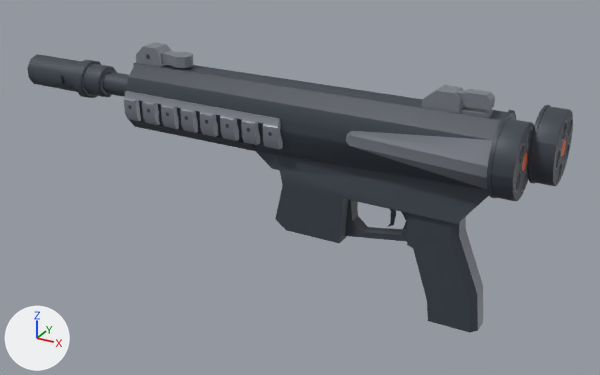
The FBX model Assets/Art/Models/gun_4.fbx: old version first, new version second.
Rendered twice from a camera (50 mm lens) standing at (7.54, -13.72, 8.11) and looking at (-0.17, 0.3, 1.1). The lights are fixed; the arrows at lower left show +X, +Y and +Z.
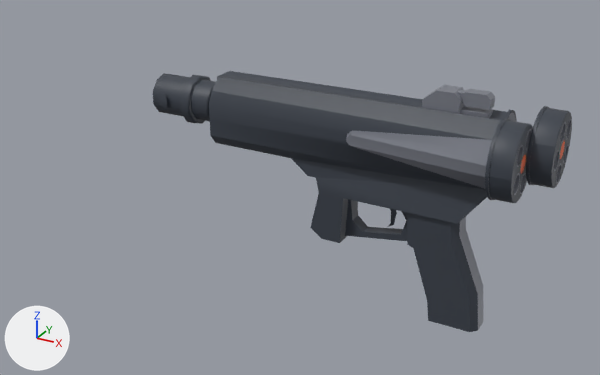
Commit message: gun fix

What differs and where, as boxes [x1, y1, x2, y2] in the pictures (600 x 375 px; the box of a moved part takes in the faces that stretch with it):
'Neru_Original_Weapon_01.001', reshaped, moved (21% narrower, 10% shorter)
    before: [124, 43, 516, 333]
    after: [209, 71, 517, 332]
'gun.001', reshaped, moved
    before: [27, 54, 129, 98]
    after: [153, 73, 216, 123]
'Cylinder.018', moved
    before: [487, 126, 525, 178]
    after: [485, 128, 523, 180]
'Cylinder.012', moved
    before: [527, 141, 562, 184]
    after: [526, 143, 561, 186]
'Cylinder.014', moved
    before: [531, 106, 569, 147]
    after: [529, 107, 568, 149]
'Cylinder.023', moved
    before: [487, 167, 523, 201]
    after: [485, 168, 522, 203]
'Cylinder.020', moved
    before: [499, 117, 534, 154]
    after: [498, 119, 533, 156]
'Cylinder.017', moved
    before: [529, 155, 564, 186]
    after: [528, 156, 563, 188]
'Cylinder.015', moved
    before: [545, 105, 573, 143]
    after: [544, 106, 572, 144]
'Cylinder.022', moved
    before: [518, 164, 528, 200]
    after: [517, 167, 527, 202]
'Cylinder.016', moved
    before: [564, 130, 573, 170]
    after: [563, 134, 571, 171]
part 1 of me_neru_original_weapon_01_003, rebuilt (21% narrower)
    before: [126, 63, 516, 243]
    after: [209, 71, 517, 243]
part 2 of me_neru_original_weapon_01_003, deleted
    before: [124, 43, 282, 150]
part 3 of me_gun_001, moved or reshaped (not visible afterwards)
    before: [102, 72, 129, 97]
part 4 of me_gun_001, moved or reshaped
    before: [73, 60, 101, 98]
    after: [180, 75, 211, 123]
part 5 of me_gun_001, moved or reshaped
    before: [27, 54, 117, 97]
    after: [153, 73, 216, 122]

The edits, one by one:
me_neru_original_weapon_01_003 is used by ob_neru_original_weapon_01_001; location (-0.54, -0.02, 2.41).
me_neru_original_weapon_01_003 had 741 vertices, 704 faces and spanned x -3.37..4.63, y -0.77..0.76, z -3.25..1.4.
me_neru_original_weapon_01_003 now has 321 vertices, 326 faces and spans x -3.87..2.01, y -0.77..0.76, z -3.05..1.6.
me_neru_original_weapon_01_003 part 1: the loose piece of 213 vertices spanning x -3.37..4.63, y -0.77..0.76, z -2.0..1.1 is rebuilt with 213 vertices and now spans x -3.87..2.01, y -0.77..0.76, z -1.8..1.3.
me_neru_original_weapon_01_003 part 2: 24 loose pieces with 420 vertices, spanning x -3.35..0.41, y -0.67..0.68, z -0.37..1.38, are deleted.
me_gun_001 is used by ob_gun_001; location (-5.68, -0.06, 2.81).
me_gun_001 had 115 vertices, 111 faces and spanned x -1.31..1.94, y -0.42..0.41, z -0.44..0.43.
me_gun_001 now has 115 vertices, 111 faces and spans x -0.79..1.19, y -0.51..0.5, z -0.53..0.52.
me_gun_001 part 3: the loose piece of 12 vertices spanning x 0.83..1.94, y -0.25..0.25, z -0.23..0.21 is scaled about its middle by (0.518, 1.21, 1.21), then moved by (-0.48, 0.0, 0.0).
me_gun_001 part 4: the loose piece of 40 vertices spanning x 0.17..0.43, y -0.41..0.41, z -0.44..0.43 is scaled about its middle by (0.95, 1.21, 1.21), then moved by (-0.18, 0.0, 0.0).
me_gun_001 part 5: 63 of 115 vertices moved; they spanned x -1.31..0.88, y -0.42..0.41, z -0.35..0.37 and now span x -0.79..0.66, y -0.51..0.5, z -0.43..0.44; mean shift (0.21, 0.0, 0.0); largest move (-1.31, 0.0, 0.29) -> (-0.79, 0.0, 0.35).
Object 'Cylinder.022' (ob_cylinder_022) moves from (4.45, -0.19, 2.38) to (4.45, -0.29, 2.38).
Object 'Cylinder.023' (ob_cylinder_023) moves from (4.45, -0.7, 2.54) to (4.45, -0.8, 2.54).
Object 'Cylinder.017' (ob_cylinder_017) moves from (4.9, 0.43, 2.41) to (4.9, 0.34, 2.41).
Object 'Neru_Original_Weapon_01.001' (ob_neru_original_weapon_01_001) moves from (-0.54, -0.02, 2.41) to (2.08, 0.0, 2.21).
Object 'Cylinder.020' (ob_cylinder_020) moves from (4.45, -0.2, 3.24) to (4.45, -0.29, 3.24).
Object 'Cylinder.015' (ob_cylinder_015) moves from (4.9, 0.83, 3.18) to (4.9, 0.73, 3.18).
Object 'Cylinder.014' (ob_cylinder_014) moves from (4.9, 0.3, 3.27) to (4.9, 0.2, 3.27).
Object 'Cylinder.012' (ob_cylinder_012) moves from (4.9, 0.06, 2.79) to (4.9, -0.04, 2.79).
Object 'gun.001' (ob_gun_001) moves from (-5.68, -0.06, 2.81) to (-2.58, 0.0, 2.76).
Object 'Cylinder.016' (ob_cylinder_016) moves from (4.9, 0.91, 2.66) to (4.9, 0.82, 2.66).
Object 'Cylinder.018' (ob_cylinder_018) moves from (4.45, -0.7, 3.08) to (4.45, -0.8, 3.08).
